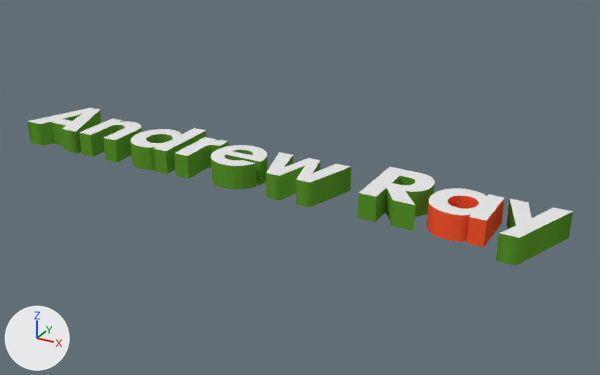
Renders of the Blender file src/andrew-ray-3d-logo.blend from each side of a commit.
The view is the same before and after, from a 50 mm camera at (3.13, -5.13, 2.5) aimed at (0.27, 0.06, -0.1). Arrows for +X, +Y and +Z are at lower left; the lights stay in place.

Before the edit, the objects in view are built like this:
```python
me_mesh_001 = bpy.data.meshes.new('Mesh.001')
me_mesh_001.from_pydata(...)  # 528 vertices, 281 faces; spans x -2.29..2.3, y -0.14..0.56, z -0.1..0.1
# faces by material slot: [36, 245]
me_mesh_001.materials.append(mat_white)  # white #e7e7e7
me_mesh_001.materials.append(mat_green)  # green #5c992e
me_mesh_005 = bpy.data.meshes.new('Mesh.005')
me_mesh_005.from_pydata(...)  # 120 vertices, 61 faces; spans x 1.369..1.831, y -0.014..0.434, z -0.097..0.1
# faces by material slot: [59, 2]
me_mesh_005.materials.append(mat_orange)  # red #ff5933
me_mesh_005.materials.append(mat_white)  # white #e7e7e7
ob_text = bpy.data.objects.new('Text', me_mesh_001)
ob_text.location = (0.0, -0.224, 0.0)
ob_text.show_transparent = True
ob_text_001 = bpy.data.objects.new('Text.001', me_mesh_005)
ob_text_001.location = (0.0, -0.224, 0.0)
ob_text_001.show_transparent = True
```
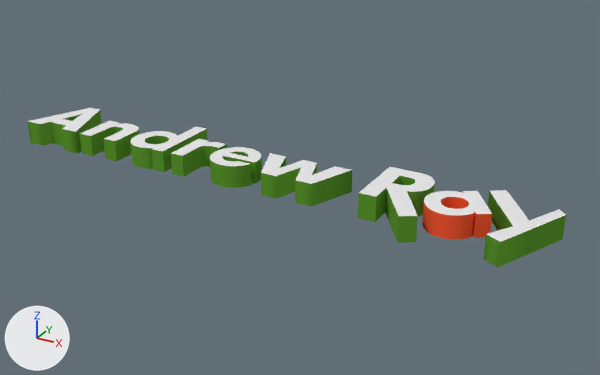
Where the newer file only moved an object's origin or applied its transform, the numbers keep the older frame.

Where the change shows, as pixel boxes [x1, y1, x2, y2] in the pictures (600 x 375 px; the box of a moved part takes in the faces that stretch with it):
'Text', reshaped
    before: [27, 108, 573, 265]
    after: [27, 108, 566, 268]
'Text.001', mesh turned
    before: [427, 188, 505, 247]
    after: [422, 191, 492, 239]
part 2 of me_mesh_001, moved or reshaped
    before: [266, 152, 351, 182]
    after: [261, 153, 351, 184]
part 3 of me_mesh_001, moved or reshaped
    before: [266, 156, 351, 207]
    after: [261, 158, 352, 206]
part 4 of me_mesh_001, moved or reshaped
    before: [79, 118, 142, 162]
    after: [80, 121, 139, 161]
part 5 of me_mesh_001, moved or reshaped
    before: [211, 145, 268, 190]
    after: [210, 147, 262, 188]
part 6 of me_mesh_001, moved or reshaped
    before: [130, 128, 229, 179]
    after: [130, 127, 227, 177]
part 7 of me_mesh_001, moved or reshaped
    before: [496, 199, 573, 265]
    after: [483, 190, 566, 268]
part 8 of me_mesh_001, moved or reshaped
    before: [359, 167, 435, 231]
    after: [359, 167, 435, 243]

Diff of the bpy script that builds the scene:
```diff
--- a/src/andrew-ray-3d-logo.blend.py
+++ b/src/andrew-ray-3d-logo.blend.py
@@ me_mesh_005 @@
 me_mesh_005.from_pydata(...)  # 120 vertices, 61 faces; spans x 1.369..1.831, y -0.014..0.434, z -0.097..0.1
 # used by ob_text_001; location = (0.0, -0.224, 0.0)
+# me_mesh_005 part 1: the whole mesh is turned 32.5 degrees about the z axis through its middle and scaled by 0.911, then moved by (-0.054, -0.016, -0.003)
 me_mesh_005.materials.append(mat_orange)
@@ me_mesh_001 @@
 # used by ob_text; location = (0.0, -0.224, 0.0)
-me_mesh_001.from_pydata(...)  # 528 vertices, 281 faces; spans x -2.29..2.3, y -0.14..0.56, z -0.1..0.1
-me_mesh_001.vertices[452].co = (1.17, 0.0, -0.1)  # pixel (392, 226)
-me_mesh_001.vertices[453].co = (1.17, 0.0, 0.1)  # pixel (393, 200)
-me_mesh_001.vertices[456].co = (1.33, 0.0, -0.1)  # pixel (413, 231)
-me_mesh_001.vertices[457].co = (1.33, 0.0, 0.1)  # pixel (415, 205)
-me_mesh_001.vertices[458].co = (1.18, 0.19, -0.1)
-me_mesh_001.vertices[459].co = (1.18, 0.19, 0.1)  # pixel (405, 191)
+me_mesh_001.from_pydata(...)  # 528 vertices, 281 faces; spans x -2.29..2.27, y -0.24..0.62, z -0.1..0.1
+# me_mesh_001 part 2: the loose piece of 13 vertices spanning x 0.01..0.65, y 0.0..0.42, z 0.1 is scaled about its middle by (1.15, 0.912, 1), then moved by (-0.02, -0.02, -0.01)
+# me_mesh_001 part 3: the loose piece of 26 vertices spanning x 0.01..0.65, y 0.0..0.42, z -0.1..0.1 is scaled about its middle by (1.15, 0.912, 0.912), then moved by (-0.02, -0.02, 0.0)
+# me_mesh_001 part 4: the loose piece of 58 vertices spanning x -1.69..-1.3, y 0.0..0.43, z -0.1..0.1 is scaled about its middle by (0.989, 0.912, 0.912), then moved by (0.0, -0.02, 0.0)
+# me_mesh_001 part 5: the loose piece of 131 vertices spanning x -0.45..-0.01, y -0.01..0.43, z -0.1..0.1 is scaled about its middle by 0.912, then moved by (-0.02, -0.02, 0.0)
+# me_mesh_001 part 6: 162 of 528 vertices moved; they spanned x -1.24..-0.48, y -0.01..0.56, z -0.1..0.1 and now span x -1.24..-0.47, y -0.01..0.62, z -0.09..0.09; mean shift (-0.02, -0.02, 0.0); largest move (-0.78, 0.56, -0.1) -> (-0.82, 0.62, -0.09)
+# me_mesh_001 part 7: 24 of 528 vertices moved; they spanned x 1.86..2.3, y -0.14..0.42, z -0.1..0.1 and now span x 1.69..2.27, y -0.24..0.57, z -0.09..0.09; mean shift (-0.07, 0.0, 0.0); largest move (2.0, 0.42, -0.1) -> (1.8, 0.57, -0.09)
+# me_mesh_001 part 8
+me_mesh_001.vertices[452].co = (1.3, -0.22, -0.1)  # pixel (397, 242)
+me_mesh_001.vertices[453].co = (1.3, -0.22, 0.1)  # pixel (398, 216)
+me_mesh_001.vertices[456].co = (1.41, -0.15, -0.1)  # pixel (416, 242)
+me_mesh_001.vertices[457].co = (1.41, -0.15, 0.1)  # pixel (417, 215)
+me_mesh_001.vertices[458].co = (1.19, 0.19, -0.1)
+me_mesh_001.vertices[459].co = (1.19, 0.19, 0.1)  # pixel (406, 191)
 me_mesh_001.materials.append(mat_white)
```
